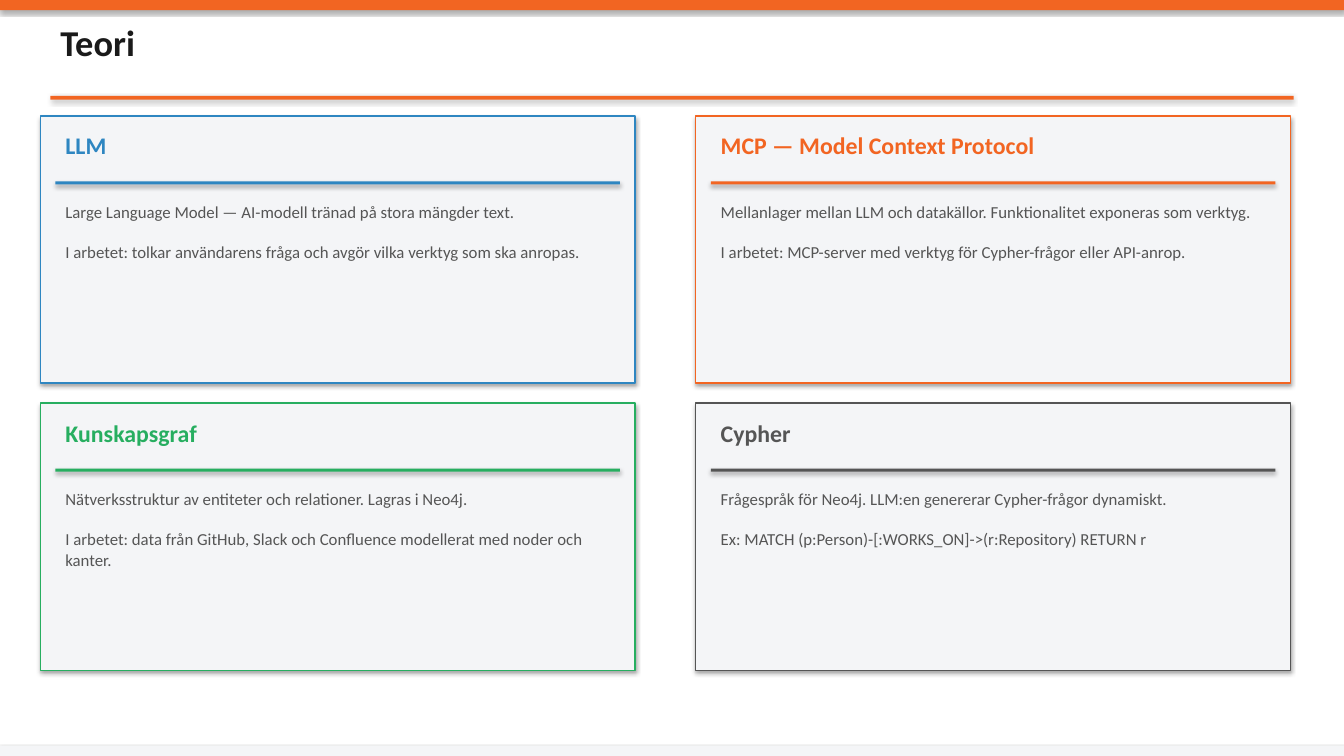
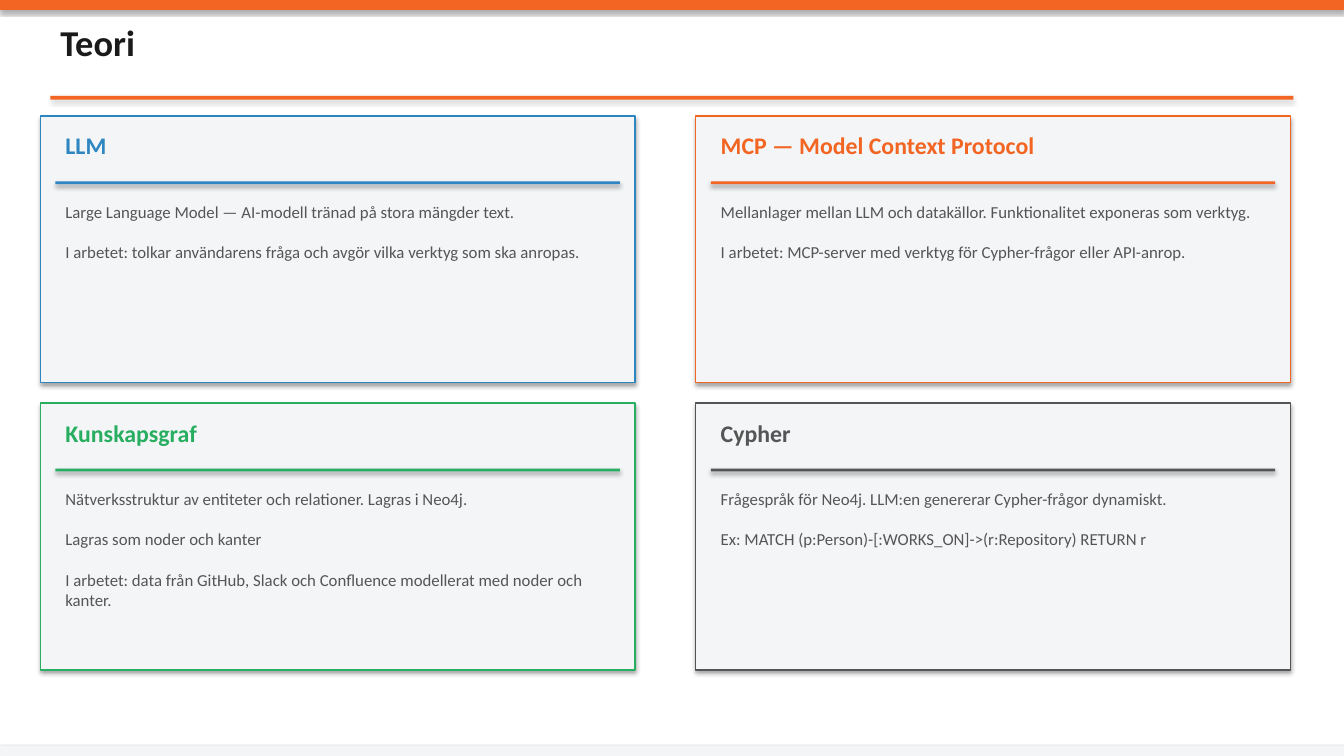
Before and after one commit to isak29/isak-bachelor-thesis, a slide deck: slide 5 of presentation/thesis_presentation_1.pptx. Drawn at 1344x756 pixels with LibreOffice and Linux fonts; fonts in the diff are those of the drawing. Boxes give left, top, right and bottom in pixels: in the first picture for what was removed or moved away, otherwise in the second. Text is boxed around its words. In the diff, an @@ line names an element or a change of style, - is before the commit and + after.

```diff
--- a/presentation/thesis_presentation_1.pptx
+++ b/presentation/thesis_presentation_1.pptx
@@ text at (65,533,262,548): paragraph added @@
+Lagras som noder och kanter
```
Also in this commit, not shown: 8 other slides changed, 3 other files.
